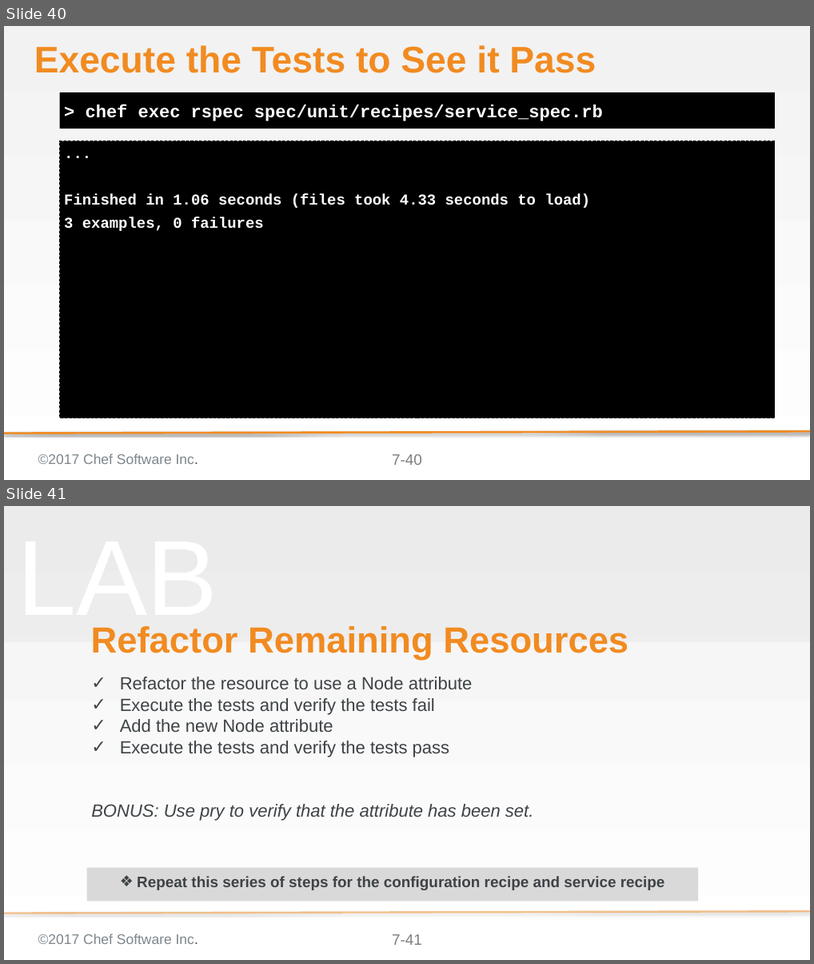
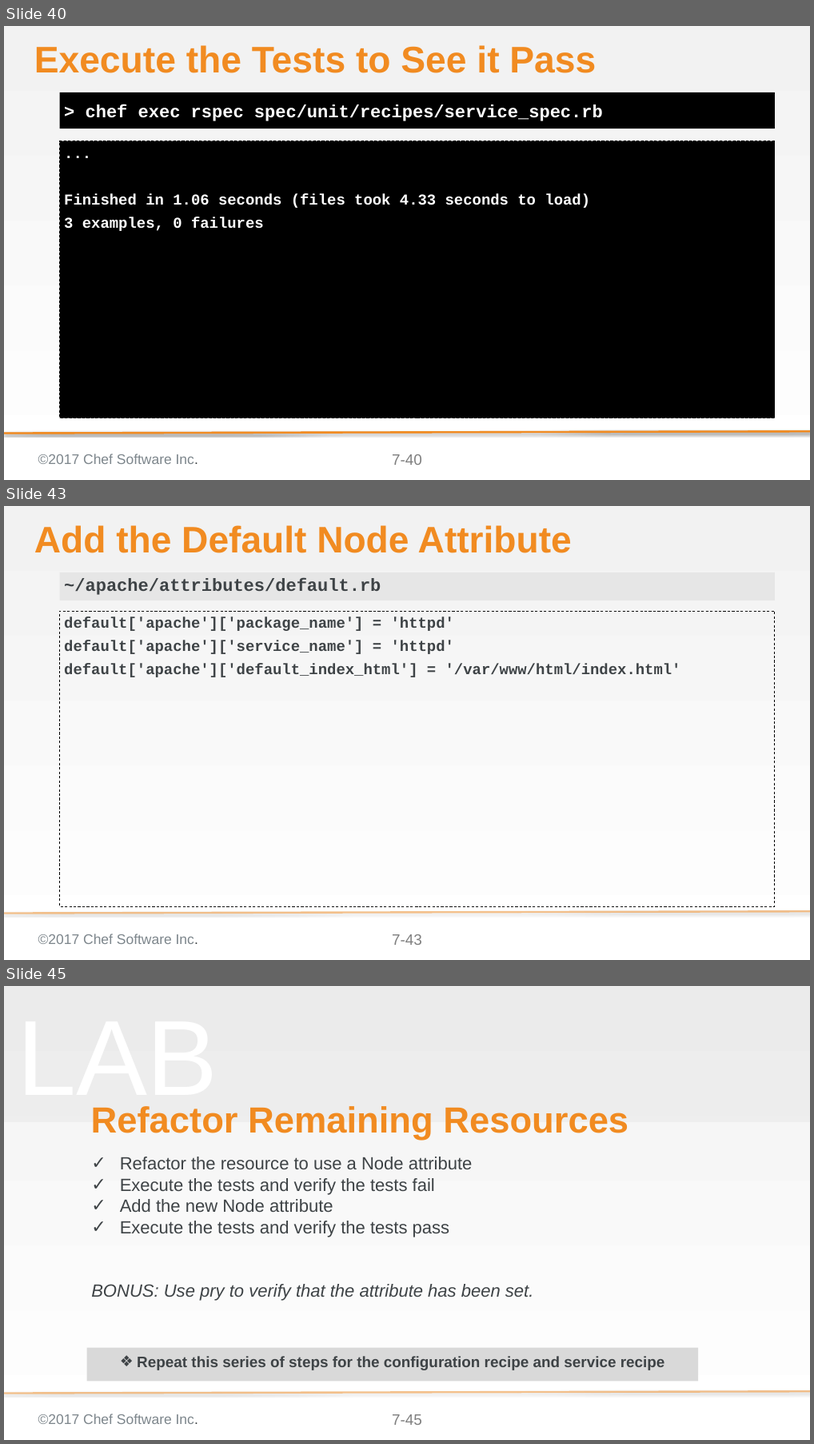
Before and after one commit to ericheiser/chef-intermediate, a slide deck: 07-refactoring_to_attributes.pptx. Shown one above the other, each under a label of ours: slides 40 and 41 before the commit, slides 40, 43 and 45 after it; the slides between them are not shown. The pictures are 814x964 and 814x1444 pixels, drawn with LibreOffice and Linux fonts; fonts in the diff are those of the drawing; background and template pictures are left out. Boxes give left, top, right and bottom in pixels: in the first picture for what was removed or moved away, otherwise in the second. Text is boxed around its words. In the diff, an @@ line names an element or a change of style, - is before the commit and + after.

```diff
--- a/07-refactoring_to_attributes.pptx
+++ b/07-refactoring_to_attributes.pptx
@@ slide 43 added at (4, 506, 810, 960), background gradient #F2F2F2 to #FFFFFF; not listed: 3 template elements that a slide beside it also shows @@
@@ title added at (34, 525, 572, 553), 58.7 pt, text #F18B21, bold @@
+Add the Default Node Attribute
@@ text added at (60, 572, 775, 600), fill #D9D9D9 at 50% opacity, 28 pt, text #3E4346, bold @@
+~/apache/attributes/default.rb
@@ text added at (60, 611, 775, 906), outline #000000 1 pt dashed, 24 pt, text #3E4346, bold @@
+default['apache']['package_name'] = 'httpd'
+default['apache']['service_name'] = 'httpd'
+default['apache']['default_index_html'] = '/var/www/html/index.html'
@@ what was slide 41 is now slide 45 @@
@@ page number at (392, 1414, 422, 1424): text changed @@
-7-41
+7-45
```
Also in this commit, not shown: 6 slides changed, 3 other slides added, 2 other files.
